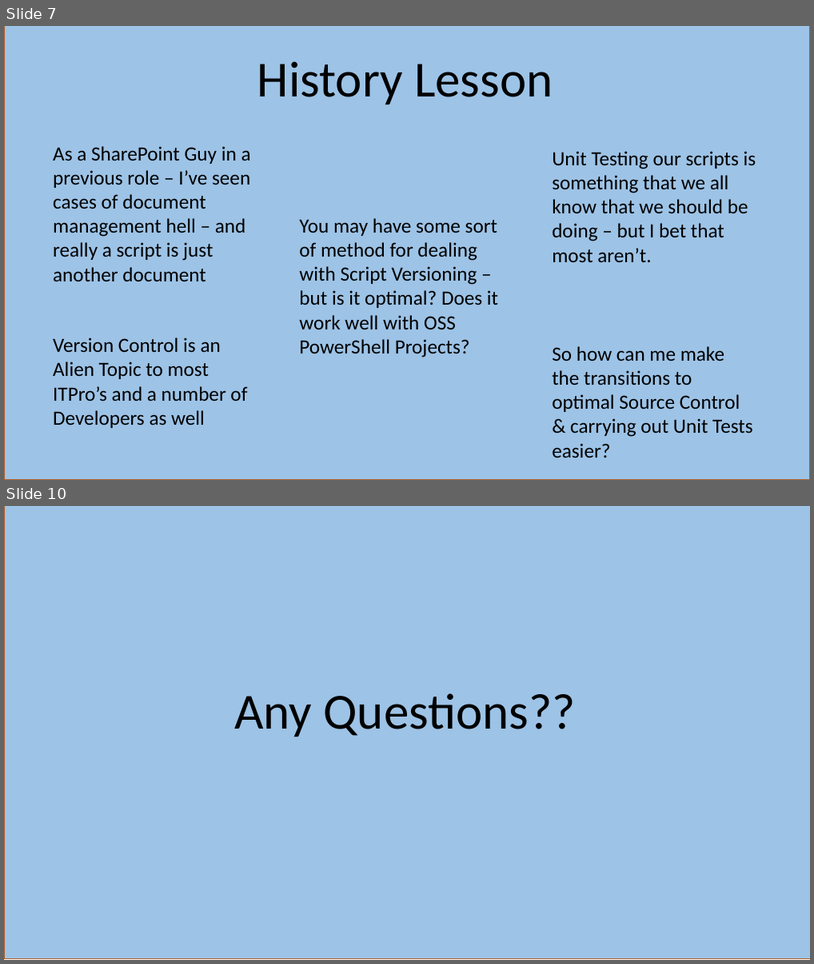
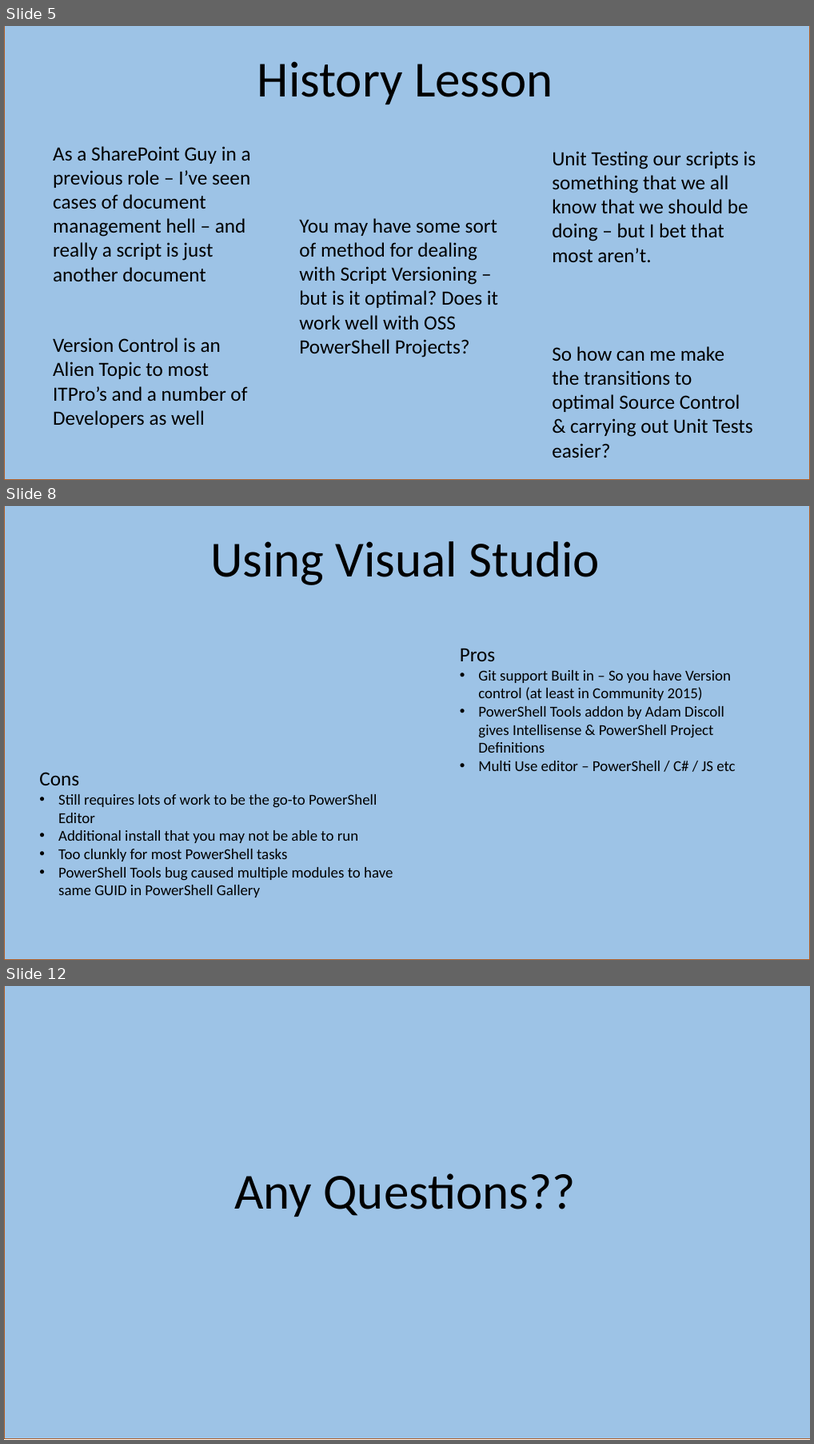
Before and after one commit to kilasuit/Presentations, a slide deck: Get-PSUGUK/Teaching the ITPro how to Dev.pptx. Shown one above the other, each under a label of ours: slides 7 and 10 before the commit, slides 5, 8 and 12 after it; the slides between them are not shown. The pictures are 814x964 and 814x1444 pixels, drawn with LibreOffice and Linux fonts; fonts in the diff are those of the drawing. Boxes give left, top, right and bottom in pixels: in the first picture for what was removed or moved away, otherwise in the second. Text is boxed around its words. In the diff, an @@ line names an element or a change of style, - is before the commit and + after.

```diff
--- a/Get-PSUGUK/Teaching the ITPro how to Dev.pptx
+++ b/Get-PSUGUK/Teaching the ITPro how to Dev.pptx
@@ slide 8 added at <box>4,506,810,960</box>, background #FFFFFF @@
@@ rectangle added at <box>4,506,810,960</box>, fill #9DC3E6, outline #AF5C24 1 pt @@
@@ title added at <box>210,541,600,585</box>, 60 pt, text #000000 @@
+Using Visual Studio
@@ text added at <box>460,648,735,771</box>, 18 pt, text #000000 @@
+Pros
+• Git support Built in – So you have Version control (at least in Community 2015)
+• PowerShell Tools addon by Adam Discoll gives Intellisense & PowerShell Project Definitions
+• Multi Use editor – PowerShell / C# / JS etc
@@ text added at <box>39,772,393,897</box>, 18 pt, text #000000 @@
+Cons
+• Still requires lots of work to be the go-to PowerShell Editor
+• Additional install that you may not be able to run
+• Too clunkly for most PowerShell tasks
+• PowerShell Tools bug caused multiple modules to have same GUID in PowerShell Gallery
@@ what was slide 7 is now slide 5 @@
@@ what was slide 10 is now slide 12 @@
```
Also in this commit, not shown: 5 slides changed, 6 other slides added, 3 slides removed, 4 other files.
